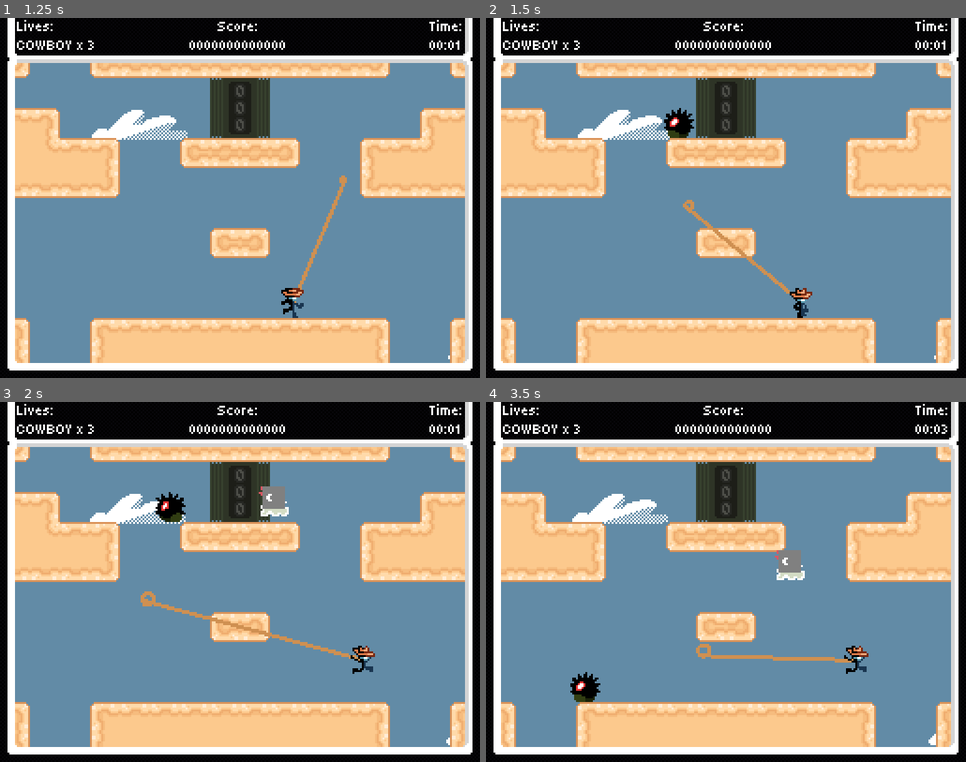
Above: before the commit, frames 1-4 (two rows, left to right).
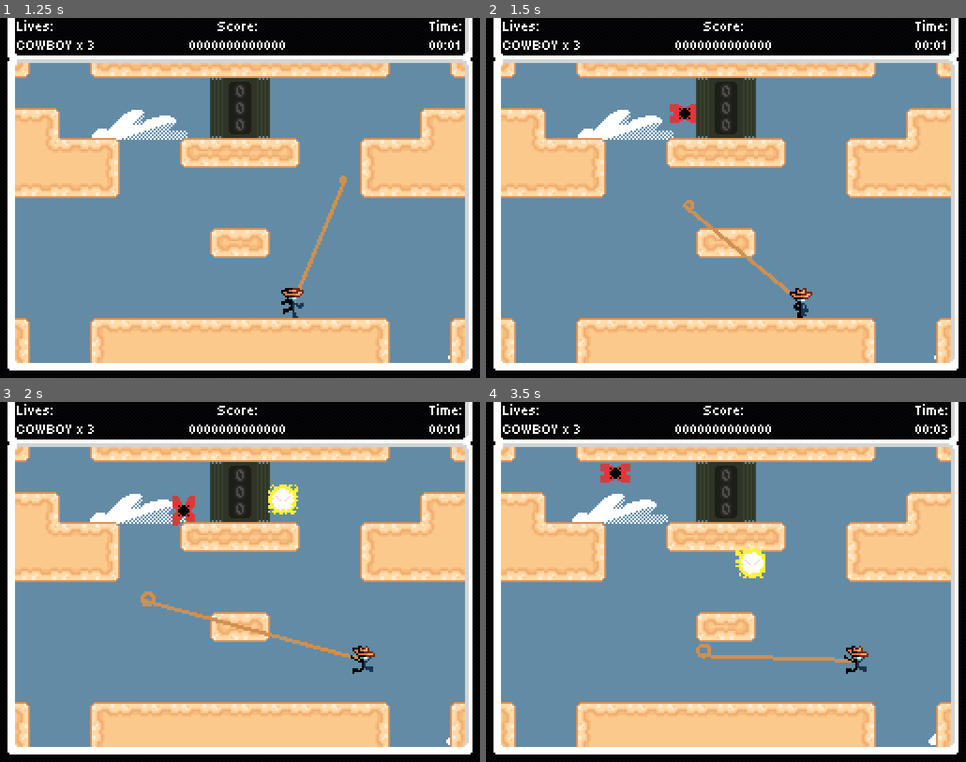
Above: after the commit, the same moments.

Repository: Jcodefox/GMTK-2025
Game: Godot game, scene res://scenes/topscenes/gameplay_topscene.tscn
The game is run twice, just before and just after one commit, with the same random seed, the same clock (stepped at 60 frames per second) and the same inputs.
Inputs (mouse positions are in pixels of both pictures, inside the frame that each line leads up to):
- Up to frame 1 (1.25 s): move the mouse to (345, 180) at 0.52 s; hold D (move_right) from 0.53 s (still down); click (345, 180) at 0.6 s; tap Space (move_jump) at 0.77 s
- Up to frame 2 (1.5 s): keep holding D (move_right); move the mouse to (630, 216) at 1.27 s; click (630, 216) at 1.35 s
- Up to frame 3 (2 s): keep holding D (move_right); tap Space (move_jump) at 1.52 s
- Up to frame 4 (3.5 s): move the mouse to (774, 502) at 2.02 s; release D (move_right) at 2.03 s; hold A (move_left) 2.03-2.78 s; click (774, 502) at 2.1 s; move the mouse to (702, 654) at 2.77 s; hold D (move_right) from 2.78 s (still down); click (702, 654) at 2.85 s; tap Space (move_jump) at 3.02 s

Frame 1 is identical in both runs. In frame 2, 0.4% of the frame differs, in the area x 37-44%, y 23-34%; in frame 3, 1.1%; in frame 4, 1.5%, in the area x 17-67%, y 17-84%.

Commit message:
Add sproing

Diff:
--- /dev/null
+++ b/assets/art/enemies/sproing_sprite_frames.tres
@@ -0,0 +1,27 @@
+[gd_resource type="SpriteFrames" load_steps=4 format=3 uid="uid://c6qloqv7c2epr"]
+
+[ext_resource type="Texture2D" uid="uid://d34pmul2eitcy" path="res://assets/art/enemies/sproing_1.png" id="1_pepvk"]
+[ext_resource type="Texture2D" uid="uid://b0q4m7wk80wbf" path="res://assets/art/enemies/sproing_2.png" id="2_3ubmg"]
+[ext_resource type="Texture2D" uid="uid://sh2jmye4uqha" path="res://assets/art/enemies/sproing_3.png" id="3_18wl0"]
+
+[resource]
+animations = [{
+"frames": [{
+"duration": 1.0,
+"texture": ExtResource("2_3ubmg")
+}, {
+"duration": 1.0,
+"texture": ExtResource("1_pepvk")
+}],
+"loop": false,
+"name": &"duck",
+"speed": 5.0
+}, {
+"frames": [{
+"duration": 1.0,
+"texture": ExtResource("3_18wl0")
+}],
+"loop": false,
+"name": &"jump",
+"speed": 5.0
+}]
--- /dev/null
+++ b/scenes/prefabs/enemies/sproing.tscn
@@ -0,0 +1,25 @@
+[gd_scene load_steps=5 format=3 uid="uid://dtvjbmxdirq5p"]
+
+[ext_resource type="Script" uid="uid://pj8hbb33oxt2" path="res://scripts/prefabs/sproing.gd" id="1_l4pwe"]
+[ext_resource type="SpriteFrames" uid="uid://c6qloqv7c2epr" path="res://assets/art/enemies/sproing_sprite_frames.tres" id="2_l4pwe"]
+[ext_resource type="PackedScene" uid="uid://8u4a6kbsptoe" path="res://scenes/prefabs/jump_over_check.tscn" id="3_0ti0u"]
+
+[sub_resource type="RectangleShape2D" id="RectangleShape2D_cfwy6"]
+size = Vector2(10, 14)
+
+[node name="Sproing" type="CharacterBody2D" groups=["enemy"]]
+collision_layer = 4
+collision_mask = 2
+script = ExtResource("1_l4pwe")
+
+[node name="AnimatedSprite2D" type="AnimatedSprite2D" parent="."]
+sprite_frames = ExtResource("2_l4pwe")
+animation = &"jump"
+autoplay = "jump"
+
+[node name="CollisionShape2D" type="CollisionShape2D" parent="." groups=["enemy"]]
+position = Vector2(0, 1)
+shape = SubResource("RectangleShape2D_cfwy6")
+
+[node name="JumpOverCheck" parent="." instance=ExtResource("3_0ti0u")]
+position = Vector2(0, -14)
--- a/scenes/prefabs/enemy_spawner.tscn
+++ b/scenes/prefabs/enemy_spawner.tscn
@@ -1,11 +1,12 @@
-[gd_scene load_steps=6 format=3 uid="uid://ni48dlph7c7c"]
+[gd_scene load_steps=7 format=3 uid="uid://ni48dlph7c7c"]
 
 [ext_resource type="Script" uid="uid://c8cmk0rp5xbel" path="res://scripts/prefabs/enemy_spawner.gd" id="1_2fv7t"]
 [ext_resource type="PackedScene" uid="uid://duckh0hi5syg7" path="res://scenes/prefabs/enemies/mothick.tscn" id="2_pg5fs"]
 [ext_resource type="PackedScene" uid="uid://fl7r1l7ldhc4" path="res://scenes/prefabs/enemies/spikro.tscn" id="3_pg5fs"]
 [ext_resource type="PackedScene" uid="uid://cfouaodbpe5ht" path="res://scenes/prefabs/enemies/shock_wisp.tscn" id="4_vxkwm"]
 [ext_resource type="PackedScene" uid="uid://bpu8ngb4kep74" path="res://scenes/prefabs/enemies/nameless.tscn" id="5_khqpp"]
+[ext_resource type="PackedScene" uid="uid://dtvjbmxdirq5p" path="res://scenes/prefabs/enemies/sproing.tscn" id="6_4m3yh"]
 
 [node name="EnemySpawner" type="Node2D"]
 script = ExtResource("1_2fv7t")
-enemy_scenes = Array[PackedScene]([ExtResource("2_pg5fs"), ExtResource("3_pg5fs"), ExtResource("4_vxkwm"), ExtResource("5_khqpp")])
+enemy_scenes = Array[PackedScene]([ExtResource("2_pg5fs"), ExtResource("3_pg5fs"), ExtResource("4_vxkwm"), ExtResource("5_khqpp"), ExtResource("6_4m3yh")])
--- /dev/null
+++ b/scripts/prefabs/sproing.gd
@@ -0,0 +1,54 @@
+extends CharacterBody2D
+
+@export var default_gravity: float = 625
+@export var min_start_crouch_time: float = 0.5
+@export var max_start_crouch_time: float = 2.5
+@export var crouch_time_length: float = 1.0
+@export var jump_force: float = 200.0
+@export var jump_x_component: float = 30.0
+
+var animated_sprite_ghosts: Array[Node2D] = []
+var collision_shape_ghosts: Array[Node2D] = []
+var jump_check_shape_ghosts: Array[Node2D] = []
+
+var intended_direction: float = 1.0
+
+var time_alive: float = 0.0
+var time_on_ground: float = 0.0
+var chosen_crouch_time: float = 0.0
+
+func _ready() -> void:
+	animated_sprite_ghosts = Globals.make_loop_ghosts_of($AnimatedSprite2D)
+	collision_shape_ghosts = Globals.make_loop_ghosts_of($CollisionShape2D)
+	jump_check_shape_ghosts = Globals.make_loop_ghosts_of($JumpOverCheck/CollisionShape2D)
+
+func _physics_process(delta: float) -> void:
+	time_alive += delta
+	global_position = Globals.apply_loop_teleport(global_position)
+
+	if is_on_floor():
+		if time_on_ground == 0.0:
+			chosen_crouch_time = randf_range(min_start_crouch_time, max_start_crouch_time)
+		time_on_ground += delta
+		velocity.x = 0.0
+	else:
+		time_on_ground = 0.0
+
+	if time_on_ground >= chosen_crouch_time:
+		set_animation("duck")
+	if time_on_ground >= chosen_crouch_time + crouch_time_length:
+		set_animation("jump")
+		velocity.y = -jump_force
+		velocity.x = [jump_x_component, -jump_x_component].pick_random()
+
+	velocity.y += default_gravity * delta
+
+	move_and_slide()
+
+func set_animation(anim: String) -> void:
+	if $AnimatedSprite2D.animation != anim:
+		$AnimatedSprite2D.play(anim)
+
+	for sprite in animated_sprite_ghosts:
+		if sprite.animation != anim:
+			sprite.play(anim)
Not shown, added: scripts/prefabs/sproing.gd.uid
